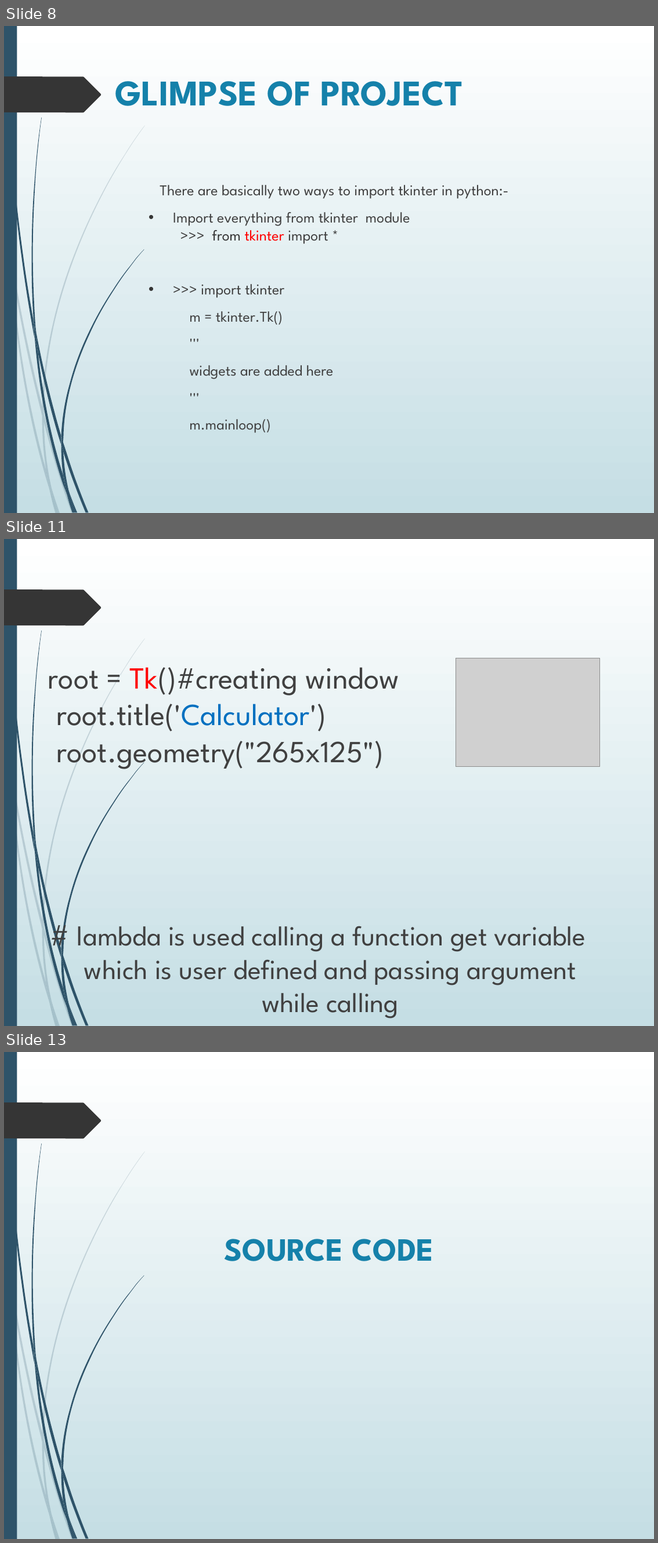
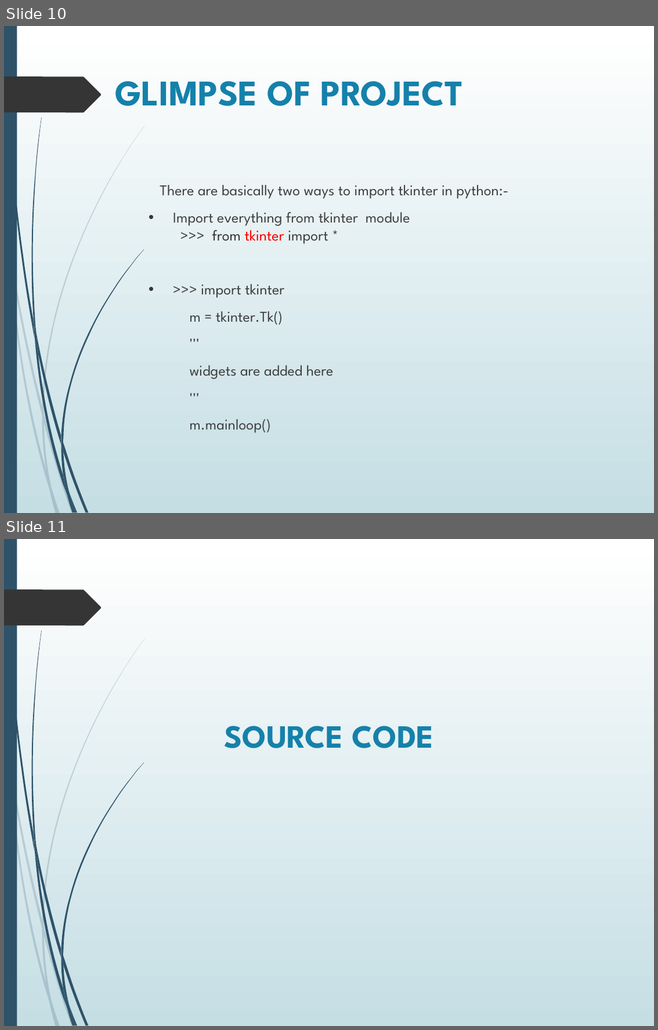
Before and after one commit to aayushi20221/Cloud-Based-Buss-Pass-System, a slide deck: ppt.pptx. Shown one above the other, each under a label of ours: slides 8, 11 and 13 before the commit, slides 10 and 11 after it; the slides between them are not shown. The pictures are 658x1543 and 658x1030 pixels, drawn with LibreOffice and Linux fonts; fonts in the diff are those of the drawing; grey boxes stand for pictures. Boxes give left, top, right and bottom in pixels: in the first picture for what was removed or moved away, otherwise in the second. Text is boxed around its words. In the diff, an @@ line names an element or a change of style, - is before the commit and + after.

```diff
--- a/ppt.pptx
+++ b/ppt.pptx
@@ slide 11 removed at bbox=[4, 539, 654, 1026], background gradient #FFFFFF to #C5DEE5; not listed: 24 template elements that a slide beside it also shows @@
@@ picture removed at bbox=[455, 658, 600, 766] @@
@@ text removed at bbox=[48, 667, 586, 1019] @@
-root = Tk()#creating window
-root.title('Calculator')
-root.geometry("265x125")
-# lambda is used calling a function get variable which is user defined and passing argument while calling
@@ what was slide 8 is now slide 10 @@
@@ what was slide 13 is now slide 11 @@
```
Also in this commit, not shown: 2 slides changed, 2 slides added, 7 other slides removed.
